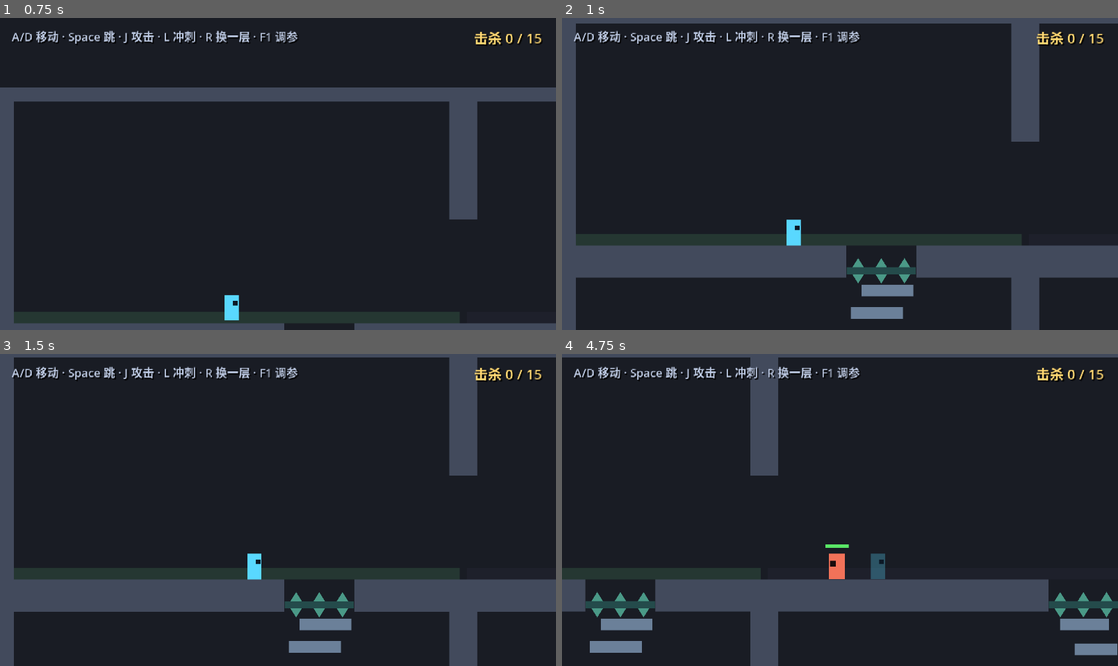
Above: before the commit, frames 1-4 (two rows, left to right).
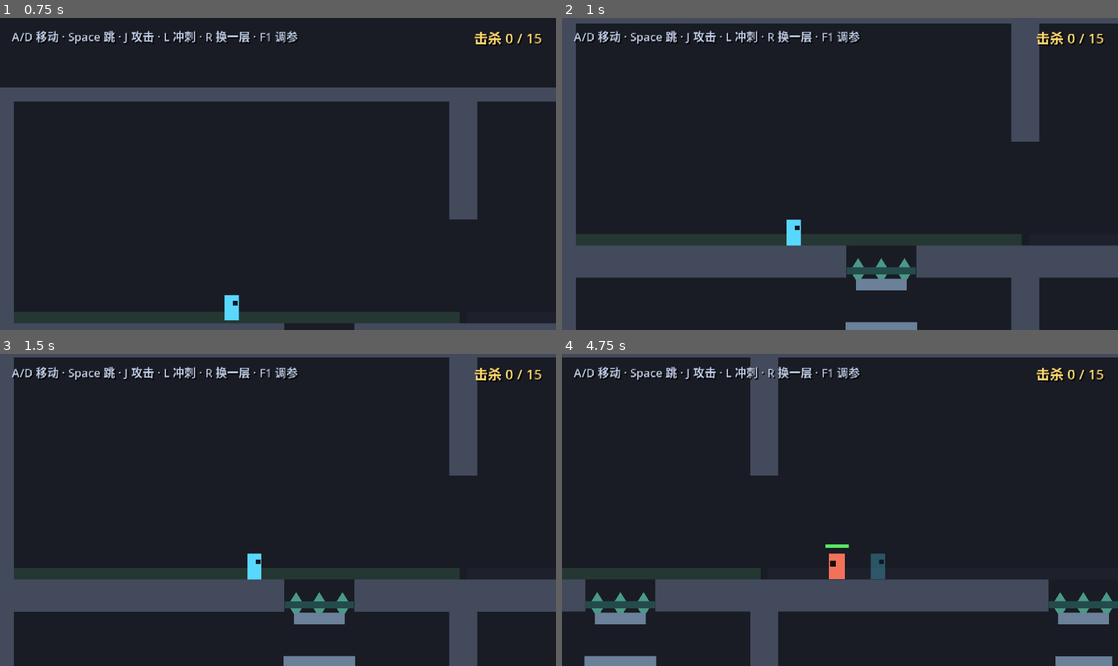
Above: after the commit, the same moments.

Repository: Palard-Lancelot/Palard-ZMD
Game: Godot game, scene res://scenes/menu/main_menu.tscn
The game is run twice, just before and just after one commit, with the same random seed, the same clock (stepped at 60 frames per second) and the same inputs.
Inputs:
- Up to frame 1 (0.75 s): click "1 · 随机生成层" at 0.5 s
- Up to frame 2 (1 s): no input
- Up to frame 3 (1.5 s): tap Enter at 1.25 s; hold D (move_right) from 1.28 s (still down); tap J (attack) at 1.35 s
- Up to frame 4 (4.75 s): tap Space (jump) at 1.52, 1.82, 2.27, 2.3, 2.57, 3.77, 4.07 s; tap L (dash) at 1.55, 2.1, 3.8, 4.35 s; release D (move_right) at 2.78 s; hold A (move_left) 2.78-3.53 s; hold Space (jump) 2.78-3.53 s; tap J (attack) at 3.05, 3.6 s; hold D (move_right) from 3.53 s (still down); hold Space (jump) from 4.28 s (still down)

Frame 1 is identical in both runs. In frame 2, 1.1% of the frame differs, in the area x 51-64%, y 83-100%; in frame 3, 1.2%; in frame 4, 2.2%, in the area x 4-100%, y 82-100%.

Commit message:
feat(levelgen): 攀爬结构重做 —— 房间内斜向阶梯 + 洞内发射台 (DESIGN v1.5)
问题：v1.4 的"洞里 6–8 级等距竖梯"太规整、太密，观感与手感都偏离手写层。

改法（对标手写层 PlatformA→B→C：每级抬 36px、横移 110px）：
- 房间内 4 级斜向阶梯，在「洞正下方 / 洞旁 dx」两列间交替
  每级抬 ≈36px、横移 dx = 104–122px、台宽 48–64
- 洞内 1 块发射台，TOP_LEDGE_Y 由 23 抬到 18
  （23 时出洞余量仅 6px，横向预算 33px < 需要 24px+安全量，实测掉回洞里）

三条几何硬约束（都是实测踩出来的，写进注释）：
- 最高一级阶梯必须在洞列：否则往上跳会撞上层房间的地板底面
- 台间边缘距须在 40–95px：<40 撞下一级台阶底面，>80 滞空不够
- 发射台不能太低：出洞余量必须足够横向够到上层地板

test_vertical_climb 重写为**逐跳验证**（地面→4 级→发射台→上层，6 跳/组）：
- 老测法"站在井口按住跳往上顶"对新结构无效（新结构要走位横移）
- 判据仍是"站住"且站在预期平台上，不是"到过某个高度"
- 落地即判定，不等满帧（否则方向键一直按着会把玩家送出平台另一头）
- 修 _collect_pairs 收错对象（阶梯建在**下面**那个房间）

验证：13 套件 78/78；攀爬 7 组 × 6 跳 = 42/42 全过

Diff:
--- a/scripts/world/level_builder.gd
+++ b/scripts/world/level_builder.gd
@@ -93,8 +93,11 @@
 			_build_climb_ledges(root, origin, cell)
 
 	# --- 房间内部层次（v1.4）：让每间房不再是一个空盒子 ---
-	for room in graph.rooms:
-		_build_room_interior(root, cell_to_world(room["cell"]), room["cell"], room["type"])
+	# ⚠️ 有上方房间的房间已经有"攀爬阶梯"，不再叠内部平台（会互相穿插）
+	for room in graph.rooms:
+		var c: Vector2i = room["cell"]
+		var has_climb: bool = _cell_occupied(graph, c + Vector2i(0, -1)) >= 0
+		_build_room_interior(root, cell_to_world(c), c, room["type"], has_climb)
 
 	return root
 
@@ -123,17 +126,30 @@
 const LEDGE_W_MIN := 36.0     ## 台阶宽下限（v1.3 起在 MIN–MAX 之间随机）
 const LEDGE_W_MAX := 46.0     ## 上限。算式1：LEDGE_W/2 + 玩家半宽 6 <= V_SHAFT_W/2 = 30 → 必须 <= 48
 const LEDGE_H := 10.0
-const LEDGE_COUNT_MIN := 5    ## 级数下限。4 级时平均级距 45.25px > 实测起跳 45px
-const LEDGE_COUNT_MAX := 8    ## 级数上限（v1.4 改不等距后自然落在 5–8）
-const LEDGE_GAP_MIN := 18.0   ## 相邻两级的最小垂直间距（v1.4：不再等距）
-const LEDGE_GAP_MAX := 38.0   ## 最大垂直间距。必须 < 实测起跳 45px，留 7px 余量
-## 最低一级离地面的**最小**高度。必须 > 玩家身高 22px（+余量）：
-## 否则玩家站在地面上时身体会和台阶重叠（台阶是单向平台，走过去会"穿胸"），
-## 而且贴着地面的台阶会被"走路高度"的射线当成墙（test_level_geometry 5/11/17px）。
-const LEDGE_FIRST_GAP_MIN := 32.0
-const LEDGE_MAX_STEP_X := 10.0 ## 相邻两级的水平错位上限（再大就跳不过去）
-const TOP_LEDGE_Y := 23.0     ## 最高一级台阶的 y（相对房间原点）。算式见 _build_climb_ledges
+## 发射台 y（相对房间原点）。
+## ⚠️ 值越小 = 离洞越近 = 越过边界后的**高度余量越大**（余量 = 29 - 该值）。
+##    23 时余量仅 6px → 出洞后可用的滞空时间太短（0.265s，横向约 33px），
+##    实测差 24px 够不着上层地板、会从洞里掉回去。18 → 余量 11px、横向预算 46px。
+##    代价：玩家站在发射台上时头顶会伸进上层地板带，但发射台在**洞内**，不会撞。
+const TOP_LEDGE_Y := 18.0
 const PLAT_H_INNER := 8.0     ## 房间内部平台厚度
+
+# ---- 攀爬阶梯（v1.5：对标手写层的 A→B→C 斜向阶梯）----
+#
+# 手写层实测几何：每级抬 34–36px、横向拉开 110px、台宽 48–64。
+# 物理依据（玩家 165px/s、起跳 45px）：
+#   台间**边缘**距离必须在 ~48–66px：
+#     < 40px → 起跳时还在低处，会撞下一级台子的底面（算过 30px 时只升 35px）
+#     > 80px → 滞空不够，落不到
+#   垂直每级 <= 40px（起跳 45，留 5px 余量）
+const CLIMB_HOPS := 4                  ## 阶梯平台数（不含最上面的发射台）
+const CLIMB_BOTTOM_Y_MIN := 166.0      ## 底级 y：离地 38px（起跳 45，留余量）
+const CLIMB_BOTTOM_Y_MAX := 172.0      ## 离地 32px
+const CLIMB_DX_MIN := 104.0            ## 相邻两级的中心水平距（边缘距 ≈ 减去 56）
+const CLIMB_DX_MAX := 122.0
+const CLIMB_PLAT_W_MIN := 48.0         ## 台宽（与手写层一致）
+const CLIMB_PLAT_W_MAX := 64.0
+const LAUNCH_W := 44.0                 ## 发射台宽度：必须塞进 60 宽的洞
 
 ## 某个"水平边界"上的洞的 x 坐标。
 ##
@@ -326,65 +342,59 @@
 ##     ⚠️ **最高一级不抖动**：算式2 的余量 29 - TOP_LEDGE_Y 必须原样保住，
 ##        否则「从洞里冒出来后横向够不够得着实地」（算式3）会被吃掉。
 ##     随机种子取自房间格子坐标 → 同层不同竖井形态各异，同一种子完全可复现。
-static func _build_climb_ledges(root: Node2D, origin: Vector2, cell: Vector2i) -> void:
-	var up_x: float = _up_gap_x(origin, cell.y)
-	var floor_y: float = origin.y + ROOM_H - FLOOR_H        # +204
-	var top_y: float = origin.y + TOP_LEDGE_Y               # +23
-
+## 攀爬路径的**数据**（纯几何，不建节点）—— 生成与测试共用同一份，
+## 避免"测试自己算一套"的漂移（v1.4 吃过这个亏）。
+##
+## 返回自下而上的平台列表（**房间局部坐标**）：
+##   {"pos": Vector2, "size": Vector2, "launch": bool}
+## 最后一项是发射台（在洞内、固定 TOP_LEDGE_Y）。
+##
+## 形态对标手写层 PlatformA→B→C：**斜向阶梯**，而不是洞里的等距竖梯。
+##   · 水平两列交替（洞正下方 / 洞旁 dx）→ 每跳横移一个 dx，视觉上是斜的
+##   · **最高一级必须落在洞正下方**（k % 2 == 1 → 洞列）：
+##     若最高一级在洞旁，玩家从它往上跳时头顶会撞上层房间的**地板底面**
+##     （那里没有洞），实测会被顶回来 —— 这是几何硬约束，不是审美选择
+##   · 垂直 4 级均匀，每级 ≈ (bottom - 23)/4 ≈ 36px（与手写层 34–36 一致）
+static func climb_layout_for(cell: Vector2i) -> Array:
 	var rng := RandomNumberGenerator.new()
 	rng.seed = hash(cell) ^ 0x3c9e1b57
 
-	var ladder: Array = _make_ladder(rng, floor_y, top_y)
-	var prev_off: float = 0.0
-	for i in ladder.size():
-		var w: float = rng.randf_range(LEDGE_W_MIN, LEDGE_W_MAX)
-		# 横向可动范围：① 整块要在洞里（算式1）；
-		# ② 还必须覆盖洞中线，否则"按住跳一路往上"会踩空
-		var max_off: float = minf(V_SHAFT_W * 0.5 - w * 0.5, w * 0.5 - 7.0)
-		var off: float = rng.randf_range(-max_off, max_off)
-		if i > 0:
-			# 逐级错位，但单级横向移动不超过 LEDGE_MAX_STEP_X
-			off = clampf(off, prev_off - LEDGE_MAX_STEP_X, prev_off + LEDGE_MAX_STEP_X)
-			off = clampf(off, -max_off, max_off)
-		prev_off = off
-		_add_solid(root, Vector2(up_x + off, ladder[i]), Vector2(w, LEDGE_H), true)
-
-
-## 生成一串**不等距**的台阶 y 坐标（自下而上，最后一级固定为 top_y）。
-##
-## 拒绝采样：级距必须落在 [LEDGE_GAP_MIN, LEDGE_GAP_MAX]，级数落在
-## [LEDGE_COUNT_MIN, LEDGE_COUNT_MAX]；取不到就退回等比阶梯（永远能出结果）。
-##
-## ⚠️ 最后一级必须**精确**等于 top_y：算式2 的余量 29 - TOP_LEDGE_Y 全压在这一级上。
-static func _make_ladder(rng: RandomNumberGenerator, floor_y: float, top_y: float) -> Array:
-	for _attempt in 40:
-		var ys: Array = []
-		var y: float = floor_y
-		var ok := true
-		while true:
-			# 第一级必须抬到玩家头顶之上（见 LEDGE_FIRST_GAP_MIN 的说明）
-			var lo: float = LEDGE_FIRST_GAP_MIN if ys.is_empty() else LEDGE_GAP_MIN
-			var gap: float = rng.randf_range(lo, LEDGE_GAP_MAX)
-			var next_y: float = y - gap
-			if next_y <= top_y + 0.001:
-				# 收尾那一级也必须留够间距，否则顶上两级会挤成一块
-				if y - top_y < LEDGE_GAP_MIN:
-					ok = false
-				break
-			ys.append(next_y)
-			y = next_y
-		ys.append(top_y)
-		if ok and ys.size() >= LEDGE_COUNT_MIN and ys.size() <= LEDGE_COUNT_MAX:
-			return ys
-
-	# 兜底：等比阶梯（v1.3 的形态）
-	var count: int = clampi(6, LEDGE_COUNT_MIN, LEDGE_COUNT_MAX)
-	var step: float = (floor_y - top_y) / float(count)
-	var fallback: Array = []
-	for i in count:
-		fallback.append(floor_y - step * float(i + 1))
-	fallback[count - 1] = top_y
-	return fallback
+	var hole_rel: float = gap_x_for_boundary(cell.x, cell.y - 1) - float(cell.x) * ROOM_W
+	# 阶梯铺向房间更宽的一侧，保证 dx 不会被墙截断
+	var sign: float = -1.0 if hole_rel > ROOM_W * 0.5 else 1.0
+	var dx: float = rng.randf_range(CLIMB_DX_MIN, CLIMB_DX_MAX)
+
+	var bottom: float = rng.randf_range(CLIMB_BOTTOM_Y_MIN, CLIMB_BOTTOM_Y_MAX)
+	var step: float = (bottom - TOP_LEDGE_Y) / float(CLIMB_HOPS)
+
+	var out: Array = []
+	for k in CLIMB_HOPS:
+		var y: float = bottom - step * float(k)
+		# 偶数级在洞旁、奇数级回到洞正下方 —— 最高一级（k = CLIMB_HOPS-1）因此落在洞列
+		var x: float = hole_rel if (k % 2 == 1) else hole_rel + sign * dx
+		var w: float = rng.randf_range(CLIMB_PLAT_W_MIN, CLIMB_PLAT_W_MAX)
+		var lo: float = w * 0.5 + WALL_THICK + 4.0
+		var hi: float = ROOM_W - w * 0.5 - WALL_THICK - 4.0
+		out.append({
+			"pos": Vector2(clampf(x, lo, hi), y),
+			"size": Vector2(w, LEDGE_H),
+			"launch": false,
+		})
+
+	out.append({
+		"pos": Vector2(hole_rel, TOP_LEDGE_Y),
+		"size": Vector2(LAUNCH_W, LEDGE_H),
+		"launch": true,
+	})
+	return out
+
+
+## 把攀爬路径变成几何（全部单向平台：从下方可穿过、从上方可站立）
+static func _build_climb_ledges(root: Node2D, origin: Vector2, cell: Vector2i) -> void:
+	for item in climb_layout_for(cell):
+		var rel: Vector2 = item["pos"]
+		var size: Vector2 = item["size"]
+		_add_solid(root, origin + rel, size, true)
 
 
 ## 房间类型的**地面色带**（v1.4：代替原来的"整间上色"）
@@ -411,7 +421,11 @@
 ## ⚠️ 硬约束：任何内部结构都必须离竖井中线 ≥ SHAFT_CLEARANCE，
 ##    否则会堵死攀爬 —— 竖井三算式算的是"空井"，井里有横梁就全废了。
 static func _build_room_interior(root: Node2D, origin: Vector2, cell: Vector2i,
-		room_type: StringName) -> void:
+		room_type: StringName, has_climb: bool) -> void:
+	# 有攀爬阶梯的房间，阶梯本身就是层次，不再叠平台
+	if has_climb:
+		return
+
 	var rng := RandomNumberGenerator.new()
 	rng.seed = hash(cell) ^ 0x7f4a1c2d
 
--- a/tests/test_vertical_climb.gd
+++ b/tests/test_vertical_climb.gd
@@ -1,64 +1,52 @@
 extends SceneTree
-## 垂直攀爬测试（阶段 1 准备）
+## 垂直攀爬测试（v1.5 阶梯改造后重写）
 ##
-## ⚠️ 存在的理由：**有洞 ≠ 爬得上**。
+## ⚠️ 为什么重写：v1.5 起竖井**不再是洞里的一条等距竖梯**，
+## 而是「房间内一条斜向阶梯 + 洞内一块发射台」（对标手写层 PlatformA→B→C）。
+## 老的测法（站在井口按住跳一路往上顶）对新结构无效 ——
+## 新结构要走位：每一级都要横移一个 dx。
 ##
-## 这个测试被同一类 bug 骗过两次，两次的教训必须记住：
+## 新测法：**逐跳验证**。对每一跳单独摆好站位、起跳，断言"落在下一级上"：
+##   地面 → 阶梯1 → 阶梯2 → 阶梯3 → 阶梯4 → 发射台 → 上层房间
+## 一共 6 跳 × 每组垂直通道。
 ##
-##   第一次：台阶做成实心块，玩家从下往上跳会撞头 —— 完全爬不上。
-##   第二次：单向平台但只放 4 级，最高一级到天花板只剩 45.4px（跳跃 48px），
-##           余量 2.6px 被离散积分吃掉，实际跳不上去。
-##
-##   第三次（最隐蔽）：判据写的是「攀升 >= ROOM_H * 0.85」。
-##           起点在下层地板 y=+204，0.85 层 = 187px → 只要到 y=+17 就算通过。
-##           而**上层房间的可站立面在 y=-16**！
-##           于是玩家爬到最高一级台阶（y=+39.6）、甚至只是蹦到 y=+17，
-##           就已经"通过测试"了 —— 但脚底**从未越过边界 y=0**，
-##           玩家在游戏里看到的就是"跳到最高也过不去"。
-##           **测试通过 ≠ 玩家上去了。判据必须量到玩家真正站在上层房间的地板上。**
-##
-## 现在的判据：`is_on_floor() 且 position.y < 边界 y`。
-##   这个判据与 Player 节点原点是脚底还是中心无关（-16 和 -27 都 < 0），
-##   而且 y < 0 只可能出现在上层房间里（0..12 的墙带是实心的，进不去）。
+## 判据仍然是**最终状态**（`is_on_floor()` 且站在预期的那个平台 / 上层房间），
+## 不是"到过某个高度" —— 见 PROGRESS「竖井三算式」的教训。
 ##
 ## 用法：
 ##   $env:DSH_SKIP_BOOT_QUIT = "1"
 ##   & $GODOT --headless --path . --script "res://tests/test_vertical_climb.gd"
 
+const LevelBuilder := preload("res://scripts/world/level_builder.gd")
+
 const ROOM_W := 400.0
 const ROOM_H := 220.0
 const FLOOR_H := 16.0
-
-## 洞位置必须问生成器（v1.4 起偏移幅度随机，公式不能各写一份）
-const LevelBuilder := preload("res://scripts/world/level_builder.gd")
-
-## 攀 6 级台阶 + 每次起跳 44 帧 → 至少 264 帧，再留横向找落点的余量。
-const MAX_FRAMES := 720
-## ⚠️ 跳跃必须长按：可变跳跃高度会在松开时截断上升速度。
-##    到顶点需要 22.5 帧，只按 4 帧 → 只升 22px（应为 47px），会误判"爬不上去"。
-const JUMP_PERIOD := 44
-const JUMP_HOLD := 24
+const LEDGE_H := 10.0
+
+const HOP_FRAMES := 70       ## 普通跳段（含起跳 + 落地 + 稳定）
+const FINAL_FRAMES := 110    ## 发射台 → 上层房间（还要横向找落脚点）
+const JUMP_FRAME := 3        ## 第几帧按跳（先站定，别提前走下台沿）
+const JUMP_HOLD := 24        ## 长按到顶点：可变跳跃高度会在松手时截断上升
 
 var _level: Node2D = null
 var _player: CharacterBody2D = null
 var _started := false
-var _frame := 0
-
-## 待测试的垂直房间对
+var _collected := false
+
 var _pairs: Array = []
 var _pair_index := 0
-var _phase := 0
+var _layout: Array = []
+var _hop_index := 0          ## 0.._layout.size()；等于 size() 时表示"发射台→上层"
+var _frame := 0
+var _phase := 0              ## 0 = 准备下一跳，1 = 执行中
 
 var _results: Array = []
-var _start_y := 0.0
-var _min_y := 999999.0
-var _target_pair := Vector2i.ZERO
-var _collected := false
-var _shaft_x := 0.0
-var _room_center_x := 0.0
-var _boundary_y := 0.0
-var _ever_upper_floor := false
-var _last_floor_y := 0.0
+var _start_pos := Vector2.ZERO
+var _target_pos := Vector2.ZERO
+var _target_half_w := 20.0
+var _dir := 0.0
+var _hop_ok := false
 
 
 func _physics_process(_d: float) -> bool:
@@ -66,9 +54,7 @@
 		_boot()
 		return false
 
-	# ⚠️ generated_level.gd 的 _generate() 内部有 await，
-	#    场景 instantiate 之后 graph 不是立刻有值。
-	#    必须等它生成完再收集房间对，否则会得到 0 组。
+	# generated_level.gd 的 _generate() 内部有 await，graph 不是立刻有值
 	if not _collected:
 		var g = _level.get("graph")
 		if g == null:
@@ -81,109 +67,171 @@
 		_report()
 		return true
 
-	_frame += 1
-
-	# 准备下一对
 	if _phase == 0:
 		if _pair_index >= _pairs.size():
 			_report()
 			return true
-		_setup_pair(_pair_index)
+		_setup_hop()
 		_phase = 1
 		_frame = 0
 		return false
 
-	# 跳跃攀爬
-	var phase: int = _frame % JUMP_PERIOD
-	if phase == 0:
-		Input.action_press("jump")
-	elif phase == JUMP_HOLD:
-		Input.action_release("jump")
-
-	# 横向操控：
-	#   还没穿过边界 → 朝竖井中线靠，沿着台阶往上爬；
-	#   **已经穿过边界 → 朝房间中心走，那里才是上层房间的实地。**
-	#   ⚠️ 这一条是"过不去"的最后一个坑：洞有 V_SHAFT_W 宽，
-	#      玩家从洞中央冒出来时，左右两侧各有一段空洞，
-	#      必须横move 到洞沿以外才能踩到上层地板。
-	var target_x: float = _shaft_x
-	if _player.position.y < _boundary_y:
-		target_x = _room_center_x
-	var dx: float = target_x - _player.position.x
-	if absf(dx) > 6.0:
-		if dx > 0.0:
-			Input.action_press("move_right")
-			Input.action_release("move_left")
+	_tick_hop()
+	return false
+
+
+# ============================================================
+# 一跳的准备与执行
+# ============================================================
+
+func _setup_hop() -> void:
+	var lower: Vector2i = _pairs[_pair_index]
+	_layout = LevelBuilder.climb_layout_for(lower)
+	var origin := Vector2(float(lower.x) * ROOM_W, float(lower.y) * ROOM_H)
+	var floor_y: float = origin.y + ROOM_H - FLOOR_H
+	var boundary_y: float = float(lower.y) * ROOM_H
+
+	if _hop_index < _layout.size():
+		var item: Dictionary = _layout[_hop_index]
+		var p: Vector2 = origin + (item["pos"] as Vector2)
+		_target_pos = p
+		_target_half_w = (item["size"] as Vector2).x * 0.5
+
+		if _hop_index == 0:
+			# 地面 → 第一级：站在台子正下方，直上
+			_start_pos = Vector2(p.x, floor_y)
+			_dir = 0.0
 		else:
-			Input.action_press("move_left")
-			Input.action_release("move_right")
+			# 级间：站在上一级**靠近下一级的那一端**
+			var prev_item: Dictionary = _layout[_hop_index - 1]
+			var pp: Vector2 = origin + (prev_item["pos"] as Vector2)
+			var pw: float = (prev_item["size"] as Vector2).x
+			_dir = signf(p.x - pp.x)
+			if is_zero_approx(_dir):
+				_dir = 1.0
+			var edge_x: float = pp.x + _dir * (pw * 0.5 - 8.0)
+			# 最高一级与发射台同在洞列 → 这一跳是**垂直**的，不能给横向输入
+			if absf(p.x - pp.x) < 1.0:
+				_dir = 0.0
+				edge_x = pp.x
+			_start_pos = Vector2(edge_x, pp.y - LEDGE_H * 0.5)
 	else:
-		Input.action_release("move_left")
-		Input.action_release("move_right")
-
-	_min_y = minf(_min_y, _player.position.y)
-	if _player.is_on_floor() and _player.velocity.y >= 0.0:
-		_last_floor_y = _player.position.y
-		# ★ 真正的通过条件：站在上层房间里
-		if _player.position.y < _boundary_y:
-			_ever_upper_floor = true
-
-	if _ever_upper_floor:
-		_finish_pair(true)
-	elif _frame >= MAX_FRAMES:
-		_finish_pair(false)
-	return false
-
-
-func _setup_pair(idx: int) -> void:
-	var pair: Dictionary = _pairs[idx]
-	var lower: Vector2i = pair["lower"]
-	_target_pair = lower
-
-	# 上行洞属于「下层与上层的边界」，其位置由边界行号决定（逐行交替左右）：
-	#   boundary_row = lower.y - 1
-	#   sign = -1 若 boundary_row 为偶数，否则 +1
-	#   x = 房间中心 + sign * V_SHAFT_SHIFT
-	_room_center_x = float(lower.x) * ROOM_W + ROOM_W * 0.5
-	_boundary_y = float(lower.y) * ROOM_H
-	var boundary_row: int = lower.y - 1
-	_shaft_x = LevelBuilder.gap_x_for_boundary(lower.x, boundary_row)
-	var floor_y: float = float(lower.y) * ROOM_H + ROOM_H - FLOOR_H
-
-	# ⚠️ 必须先把玩家状态清干净：上一组若被敌人打伤/打死，
-	#    DEAD 状态会让玩家整组都不起跳，报出来像"几何 bug"。
+		# 最后一跳：发射台 → 上层房间
+		var last: Dictionary = _layout[_layout.size() - 1]
+		var lp: Vector2 = origin + (last["pos"] as Vector2)
+		_start_pos = Vector2(lp.x, lp.y - LEDGE_H * 0.5)
+		_target_pos = Vector2(origin.x + ROOM_W * 0.5, boundary_y - FLOOR_H)
+		_target_half_w = 40.0
+		_dir = 0.0    # 先直上穿过洞，越过边界后再横向找实地
+
+	# 清干净上一跳的残留状态
+	_release_all()
 	if _player.has_method("respawn"):
 		_player.respawn()
-	_player.position = Vector2(_shaft_x, floor_y - 1.0)
+	_player.position = _start_pos
 	_player.velocity = Vector2.ZERO
 	_player.set_physics_process(true)
 
-	_start_y = _player.position.y
-	_min_y = _start_y
-	_last_floor_y = _start_y
-	_ever_upper_floor = false
-	Input.action_release("jump")
+
+func _tick_hop() -> void:
+	_frame += 1
+
+	if _frame == JUMP_FRAME:
+		Input.action_press("jump")
+		if not is_zero_approx(_dir):
+			_press_dir(_dir)
+	elif _frame == JUMP_FRAME + JUMP_HOLD:
+		Input.action_release("jump")
+
+	# 最后一跳：**一越过边界就开始横向**，不要等松开跳跃。
+	# ⚠️ 曾经把这段放在 `_frame > JUMP_FRAME + JUMP_HOLD` 分支里，
+	#    等于从顶点之后才开始横移，白丢一半滞空时间，实测差 6px 够不着地板。
+	if _hop_index >= _layout.size() and _frame > JUMP_FRAME + 2:
+		var boundary_y: float = float(_pairs[_pair_index].y) * ROOM_H
+		if _player.position.y < boundary_y:
+			var dx: float = _target_pos.x - _player.position.x
+			if absf(dx) > 4.0:
+				_press_dir(signf(dx))
+			else:
+				_release_dir()
+
+	# ---- 落地即收工 ----
+	# ⚠️ 不能等满帧数再判定：方向键一直按着，玩家落台后会**继续往前跑**，
+	#    等 70 帧时早已从另一头跑下去（实测第 37 帧站住、第 50 帧已跑到台外）。
+	if _frame >= JUMP_FRAME + 5 and _is_on_target():
+		_finish_hop(true)
+		return
+
+	var limit: int = FINAL_FRAMES if _hop_index >= _layout.size() else HOP_FRAMES
+	if _frame >= limit:
+		_finish_hop(false)
+
+
+## 判据：**站住**，且站在预期的那个平台上（不是"到过某个高度"）
+func _is_on_target() -> bool:
+	if not _player.is_on_floor():
+		return false
+	if _hop_index >= _layout.size():
+		var boundary_y: float = float(_pairs[_pair_index].y) * ROOM_H
+		return _player.position.y < boundary_y
+	var expected_y: float = _target_pos.y - LEDGE_H * 0.5
+	return absf(_player.position.y - expected_y) <= 8.0 \
+		and absf(_player.position.x - _target_pos.x) <= _target_half_w + 10.0
+
+
+func _finish_hop(ok: bool) -> void:
+	_hop_ok = ok
+	_release_all()
+
+	if not ok:
+		_results.append({
+			"pair": _pairs[_pair_index],
+			"ok": false,
+			"failed_hop": _hop_index,
+			"hops": _layout.size() + 1,
+			"at": _player.position,
+			"want": _target_pos,
+		})
+		_pair_index += 1
+		_hop_index = 0
+		_phase = 0
+		return
+
+	_hop_index += 1
+	if _hop_index > _layout.size():
+		_results.append({
+			"pair": _pairs[_pair_index],
+			"ok": true,
+			"failed_hop": -1,
+			"hops": _layout.size() + 1,
+		})
+		_pair_index += 1
+		_hop_index = 0
+	_phase = 0
+
+
+func _press_dir(dir: float) -> void:
+	if dir > 0.0:
+		Input.action_press("move_right")
+		Input.action_release("move_left")
+	else:
+		Input.action_press("move_left")
+		Input.action_release("move_right")
+
+
+func _release_dir() -> void:
 	Input.action_release("move_left")
 	Input.action_release("move_right")
 
 
-func _finish_pair(ok: bool) -> void:
-	var climbed: float = _start_y - _min_y
-	# 顶点离"上层可站立面"还差多少：正数 = 越过了，负数 = 差多少够不到
-	var apex_above_upper_floor: float = (_boundary_y - FLOOR_H) - _min_y
-	_results.append({
-		"pair": _target_pair,
-		"climbed": climbed,
-		"apex_gap": apex_above_upper_floor,
-		"landed_y": _last_floor_y,
-		"ok": ok,
-	})
-	Input.action_release("jump")
-	Input.action_release("move_left")
-	Input.action_release("move_right")
-	_pair_index += 1
-	_phase = 0
-
+func _release_all() -> void:
+	for a in ["jump", "move_left", "move_right", "move_up", "move_down", "attack", "dash"]:
+		Input.action_release(a)
+
+
+# ============================================================
+# 装载
+# ============================================================
 
 func _boot() -> void:
 	_started = true
@@ -205,57 +253,66 @@
 	var g = _level.get("graph")
 	if g == null:
 		return
-	var cell_of := {}
+	var cells := {}
 	for rm in g.rooms:
-		cell_of[rm["cell"]] = rm["id"]
+		cells[rm["cell"]] = true
 
 	for rm in g.rooms:
 		var c: Vector2i = rm["cell"]
-		var below := c + Vector2i(0, 1)
-		if cell_of.has(below):
-			_pairs.append({"upper": c, "lower": below})
+		# ⚠️ 阶梯建在**下面**那个房间里（它才是"有上方邻居"的房间）。
+		#    收成"有下方邻居"会拿到上面那个房间 —— 那里根本没有台阶。
+		if cells.has(c + Vector2i(0, -1)):
+			_pairs.append(c)
 
 	print("[TEST] 本层垂直相邻房间对: %d 组" % _pairs.size())
 
 
+# ============================================================
+# 报告
+# ============================================================
+
 func _report() -> void:
-	var total := _results.size()
-	var ok_count := 0
-	var worst_apex := 99999.0
-
+	var total_pairs: int = _results.size()
+	var ok_pairs := 0
+	for r in _results:
+		if r["ok"]:
+			ok_pairs += 1
+
+	var hops_per_pair: int = 0
 	if not _results.is_empty():
-		print("[TEST] 逐对结果（apex_gap 正数=脚底越过上层地板表面，负数=差多少）：")
+		hops_per_pair = int(_results[0]["hops"])
+	var total_hops: int = total_pairs * hops_per_pair
+	var ok_hops: int = ok_pairs * hops_per_pair
+
+	if not _results.is_empty():
+		print("[TEST] 逐组结果（每组的跳段数 = %d：阶梯 4 级 + 发射台 + 上层）:" % hops_per_pair)
 		for r in _results:
 			var mark := "[PASS]" if r["ok"] else "[FAIL]"
-			var note := "站上层房间" if r["ok"] else "仍在下层"
-			print("[TEST]   %s 下层 %s  最高 +%.0f px  顶点余量 %+.1f px  %s  落脚 %.0f" % [
-				mark, str(r["pair"]), r["climbed"], r["apex_gap"], note,
-				float(r["landed_y"])])
 			if r["ok"]:
-				ok_count += 1
-			worst_apex = minf(worst_apex, r["apex_gap"])
+				print("[TEST]   %s 下层 %s  全部 %d 跳通过" % [mark, str(r["pair"]), hops_per_pair])
+			else:
+				print("[TEST]   %s 下层 %s  第 %d 跳失败  落点 %s  目标 %s" % [
+					mark, str(r["pair"]), int(r["failed_hop"]) + 1,
+					str(r["at"]), str(r["want"])])
 
 	var checks: Array = [
-		["本层有垂直相邻房间（%d 组）" % total, total > 0],
-		["全部垂直通道能真正站进上层房间（%d/%d）" % [ok_count, total],
-			ok_count == total and total > 0],
+		["本层有垂直相邻房间（%d 组）" % total_pairs, total_pairs > 0],
+		["全部跳段成功（%d/%d 跳）" % [ok_hops, total_hops], ok_pairs == total_pairs and total_pairs > 0],
 	]
 
 	print("")
-	print("[TEST] ============ 垂直攀爬测试 ============")
+	print("[TEST] ============ 垂直攀爬测试（逐跳） ============")
 	var passed := 0
 	for c in checks:
 		var ok: bool = c[1]
 		if ok:
 			passed += 1
 		print("[TEST]   %s %s" % ["[PASS]" if ok else "[FAIL]", c[0]])
-	print("[TEST] ---------------------------------------")
-	if total > 0:
-		print("[TEST] 最差顶点余量: %+.1f px（需要 >= 0：脚底必须越过上层地板表面）" % worst_apex)
+	print("[TEST] ---------------------------------------------")
 	print("[TEST] 结果: %d / %d 通过" % [passed, checks.size()])
 	if passed == checks.size():
-		print("[TEST] ★ 全部垂直通道可真正爬上上层房间")
+		print("[TEST] ★ 斜向阶梯每一跳都成立，且能站进上层房间")
 	else:
-		print("[TEST] ✗ 有通道爬不进上层 —— 检查 level_builder 的 TOP_LEDGE_Y 与洞宽")
-	print("[TEST] =======================================")
+		print("[TEST] ✗ 有跳段失败 —— 检查 level_builder.climb_layout_for 的间距")
+	print("[TEST] =============================================")
 	quit(0 if passed == checks.size() else 1)
